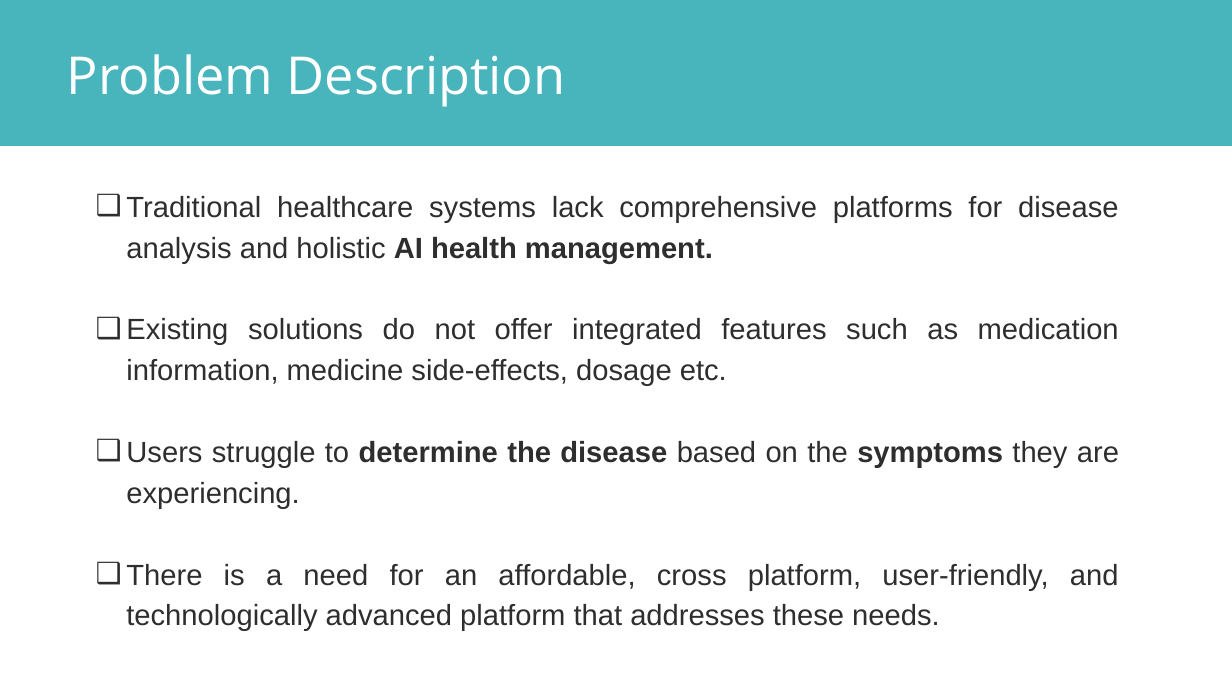
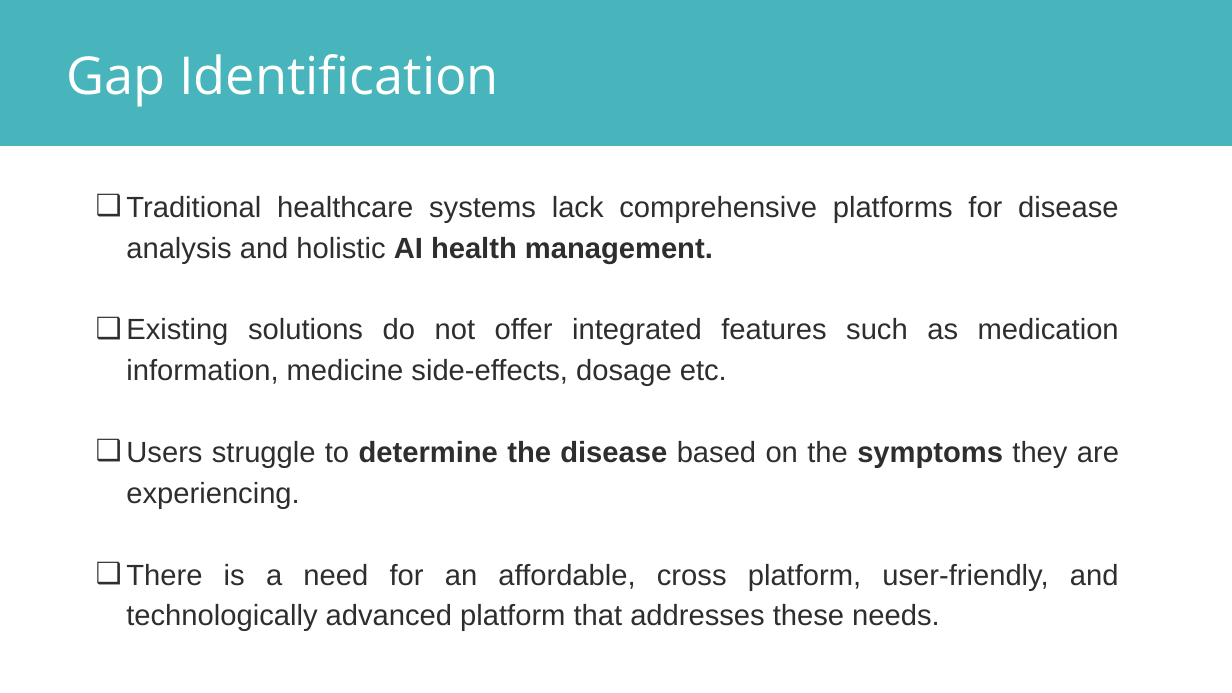
Before and after one commit to prashantzzz/cureAI, a slide deck: slide 3 of CUREAI.pptx (slide 2 before the commit). Drawn at 1232x693 pixels with LibreOffice and Linux fonts; fonts in the diff are those of the drawing. Boxes give left, top, right and bottom in pixels: in the first picture for what was removed or moved away, otherwise in the second. Text is boxed around its words. In the diff, an @@ line names an element or a change of style, - is before the commit and + after.

```diff
--- a/CUREAI.pptx
+++ b/CUREAI.pptx
@@ text at [67,54,499,107]: text changed @@
-Problem Description
+Gap Identification
```
Also in this commit, not shown: 4 other slides changed, 7 slides added, 1 slide removed, 3 other files.
